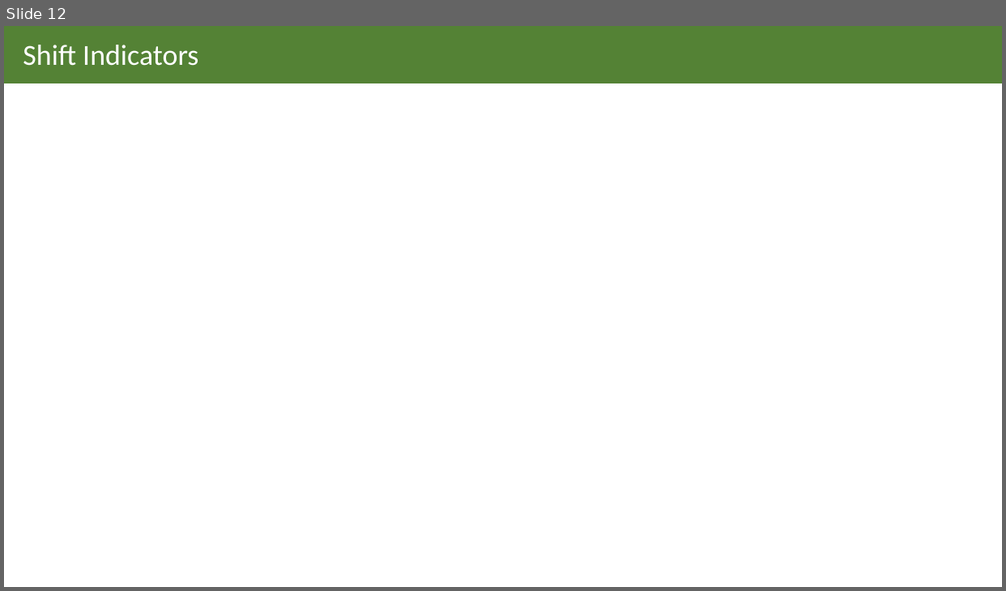
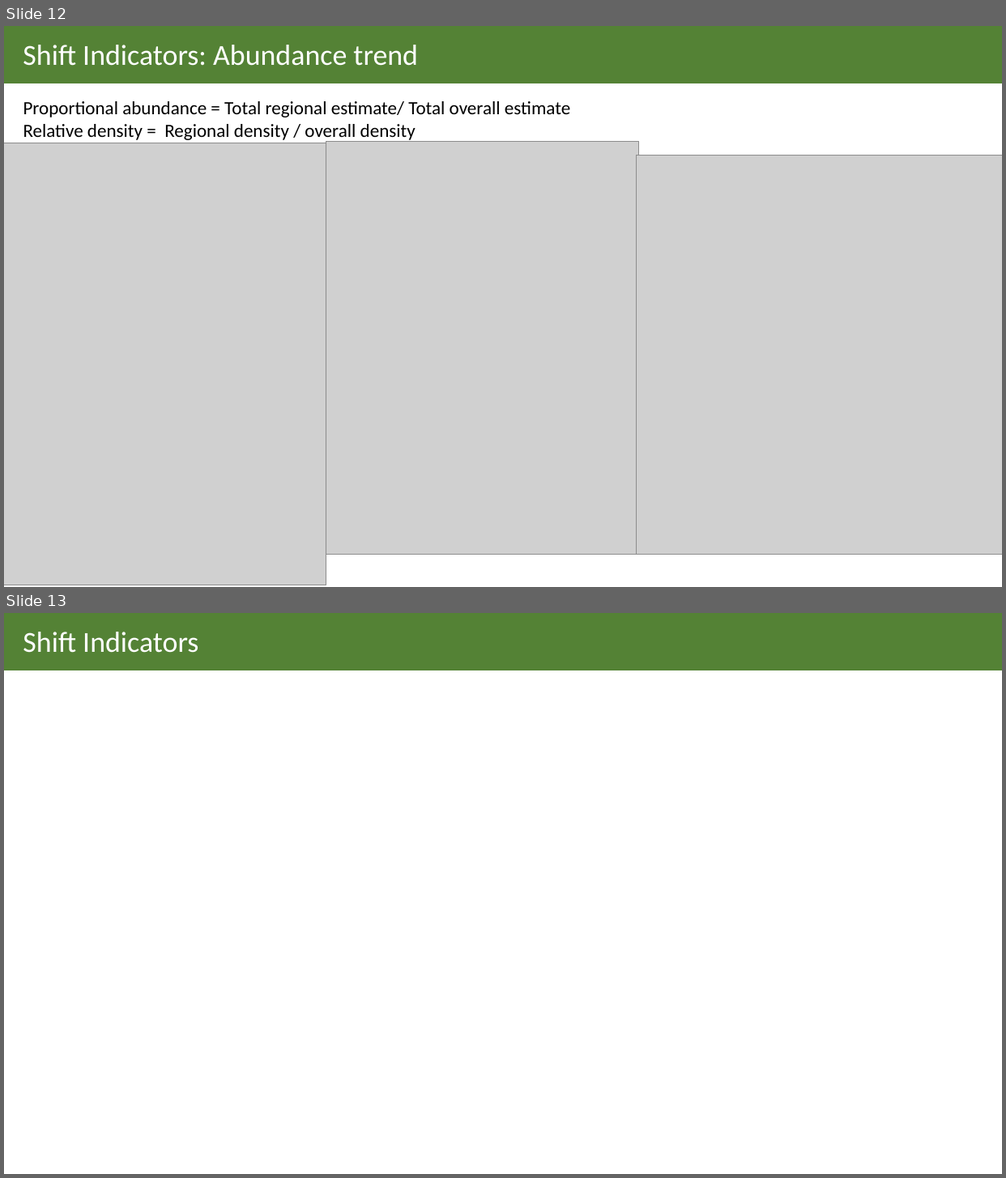
Before and after one commit to kifre1/Hali_Shift_withNF, a slide deck: FullModel_April23.pptx. Shown one above the other, each under a label of ours: slide 12 before the commit, slides 12 and 13 after it. The pictures are 1006x591 and 1006x1178 pixels, drawn with LibreOffice and Linux fonts; fonts in the diff are those of the drawing; grey boxes stand for pictures. Boxes give left, top, right and bottom in pixels: in the first picture for what was removed or moved away, otherwise in the second. Text is boxed around its words. In the diff, an @@ line names an element or a change of style, - is before the commit and + after.

```diff
--- a/FullModel_April23.pptx
+++ b/FullModel_April23.pptx
@@ slide 12 added at box(4, 26, 1002, 587), background #FFFFFF @@
@@ rectangle added at box(4, 26, 1002, 83), fill #548235, outline #548235 1 pt @@
@@ text added at box(23, 45, 418, 66), 28 pt, text #FFFFFF @@
+Shift Indicators: Abundance trend
@@ text added at box(23, 101, 570, 142), 18 pt, text #000000 @@
+Proportional abundance = Total regional estimate/ Total overall estimate
+Relative density = Regional density / overall density
@@ picture added at box(4, 143, 326, 586) @@
@@ picture added at box(326, 141, 638, 555) @@
@@ picture added at box(637, 156, 1002, 555) @@
@@ what was slide 12 is now slide 13 @@
```
Also in this commit, not shown: 3 slides changed, 6 other files.
